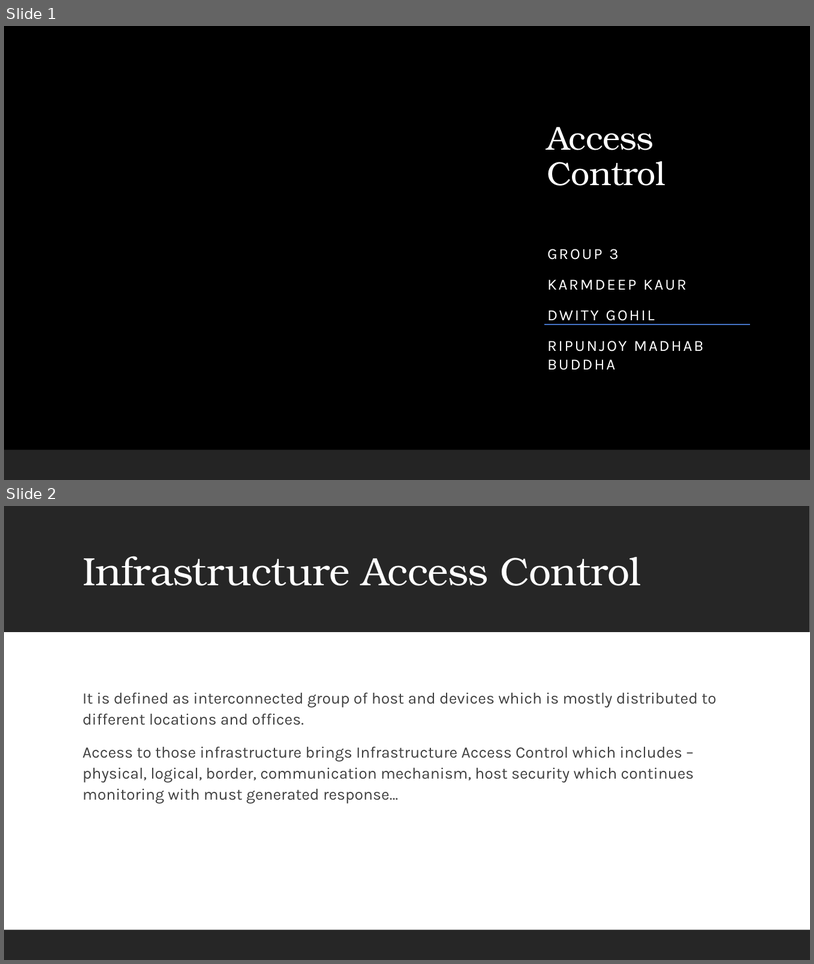
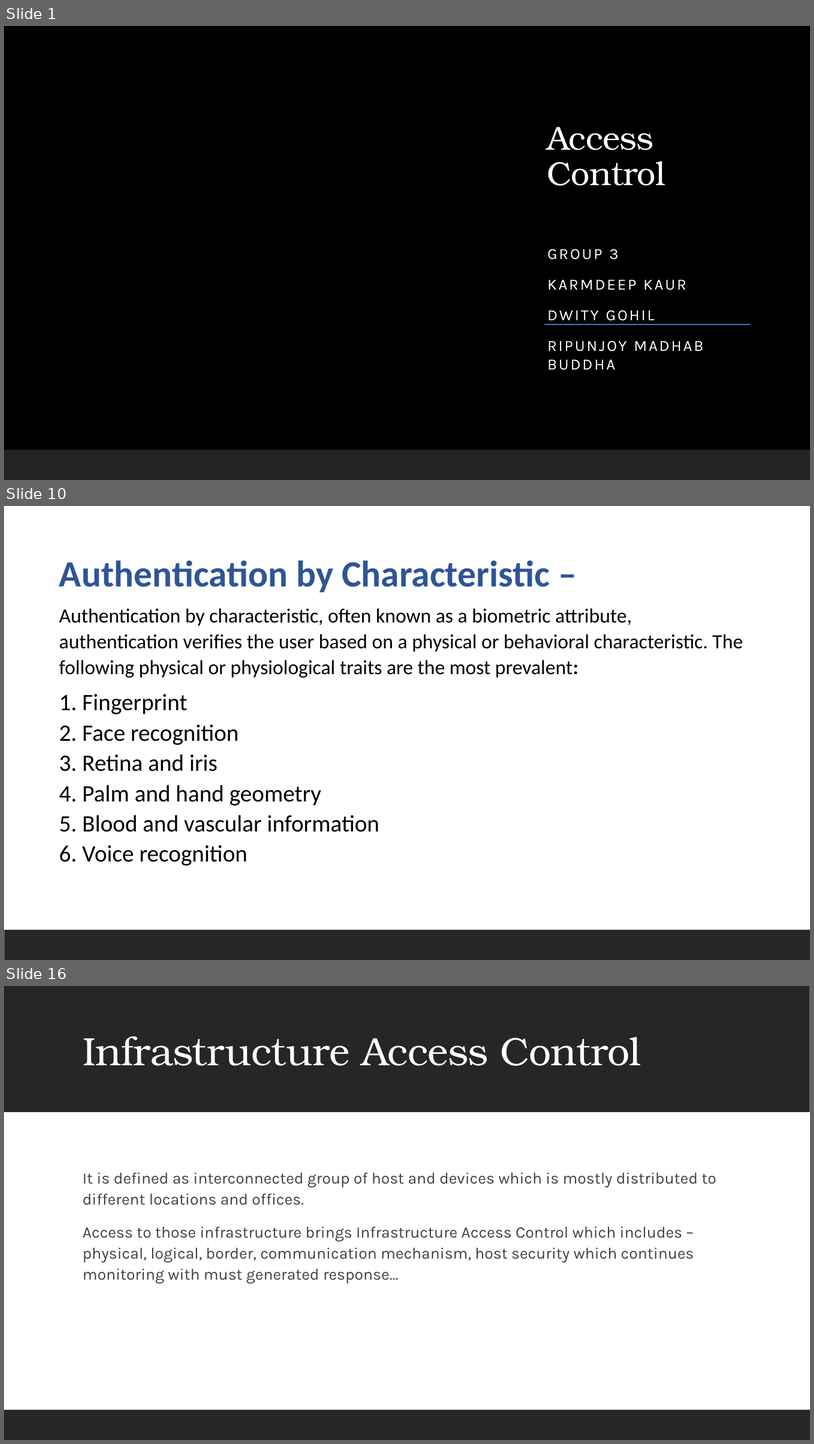
Before and after one commit to ronnie-1947/access-control-ppt, a slide deck: Access Control.pptx. Shown one above the other, each under a label of ours: slides 1 and 2 before the commit, slides 1, 10 and 16 after it; the slides between them are not shown. The pictures are 814x964 and 814x1444 pixels, drawn with LibreOffice and Linux fonts; fonts in the diff are those of the drawing; background and template pictures are left out. Boxes give left, top, right and bottom in pixels: in the first picture for what was removed or moved away, otherwise in the second. Text is boxed around its words. In the diff, an @@ line names an element or a change of style, - is before the commit and + after.

```diff
--- a/Access Control.pptx
+++ b/Access Control.pptx
@@ slide 10 added at box(4, 506, 810, 960), background #FFFFFF; not listed: 1 template element that a slide beside it also shows @@
@@ text added at box(59, 560, 743, 865), 24 pt, text #000000 @@
+Authentication by Characteristic –
+Authentication by characteristic, often known as a biometric attribute, authentication verifies the user based on a physical or behavioral characteristic. The following physical or physiological traits are the most prevalent:
+1. Fingerprint
+2. Face recognition
+3. Retina and iris
+4. Palm and hand geometry
+5. Blood and vascular information
+6. Voice recognition
@@ what was slide 2 is now slide 16 @@
```
Also in this commit, not shown: 13 other slides added.
